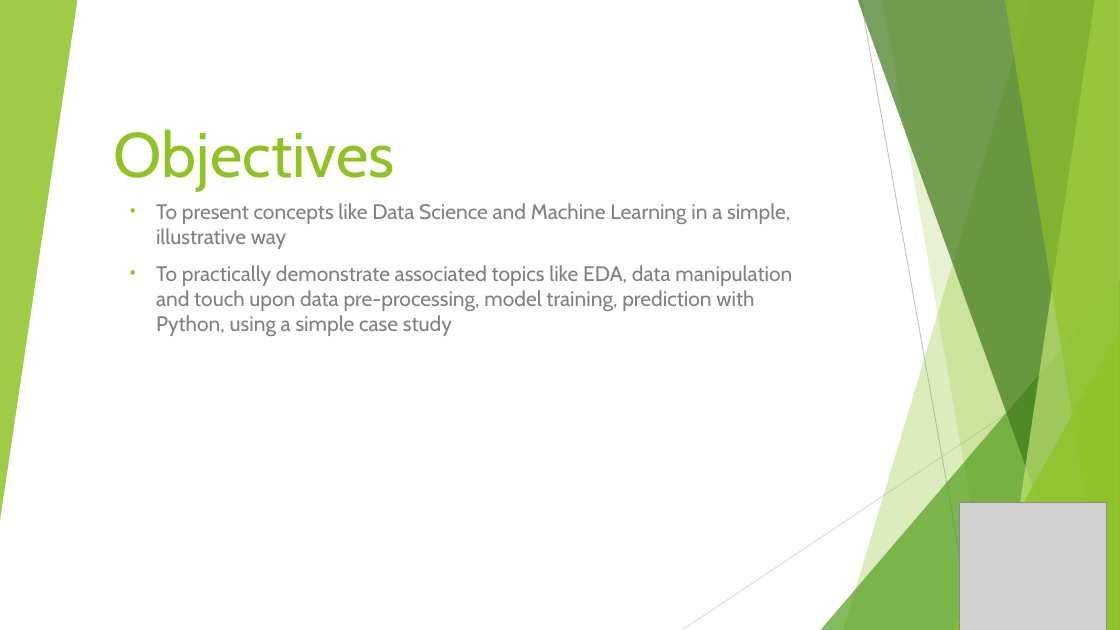
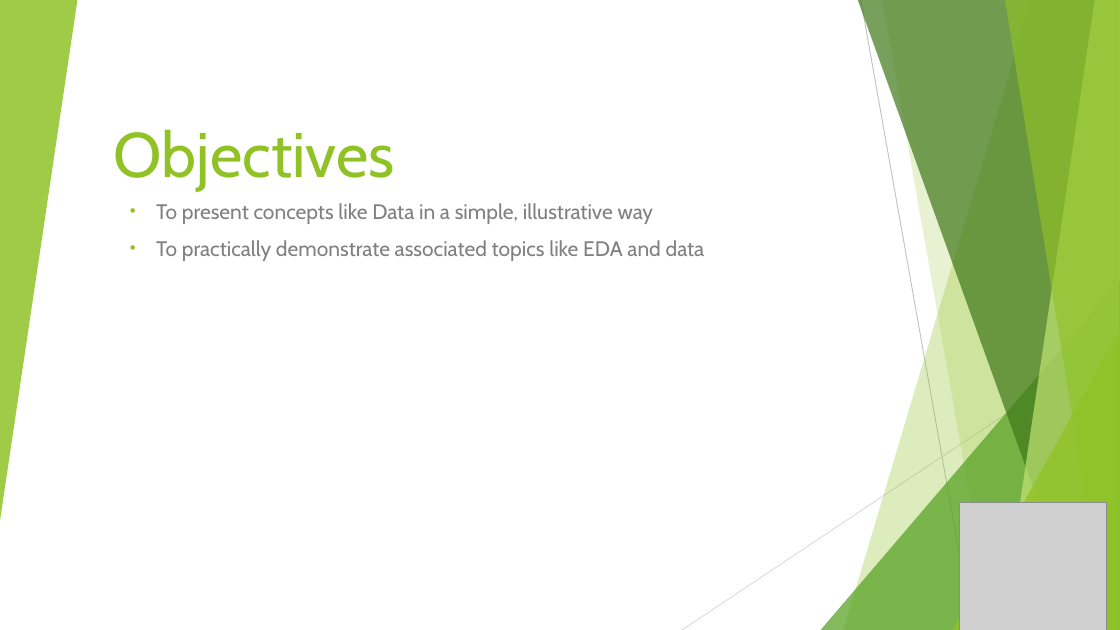
Before and after one commit to Tirtharaj-1111/wolftech-learning-tirtharaj, a slide deck: slide 2 of data-science-adv-python/Data Science w Advanced Python.pptx. Drawn at 1120x630 pixels with LibreOffice and Linux fonts; fonts in the diff are those of the drawing; grey boxes stand for pictures. Boxes give left, top, right and bottom in pixels: in the first picture for what was removed or moved away, otherwise in the second. Text is boxed around its words. In the diff, an @@ line names an element or a change of style, - is before the commit and + after.

Commit message:
Data Science w/ Adv. Python docs-update3

```diff
--- a/data-science-adv-python/Data Science w Advanced Python.pptx
+++ b/data-science-adv-python/Data Science w Advanced Python.pptx
@@ subtitle at [156,203,705,261]: text changed @@
-• To present concepts like Data Science and Machine Learning in a simple, illustrative way
-• To practically demonstrate associated topics like EDA, data manipulation and touch upon data pre-processing, model training, prediction with Python, using a simple case study
+• To present concepts like Data in a simple, illustrative way
+• To practically demonstrate associated topics like EDA and data
```
Also in this commit, not shown: 1 other file.
